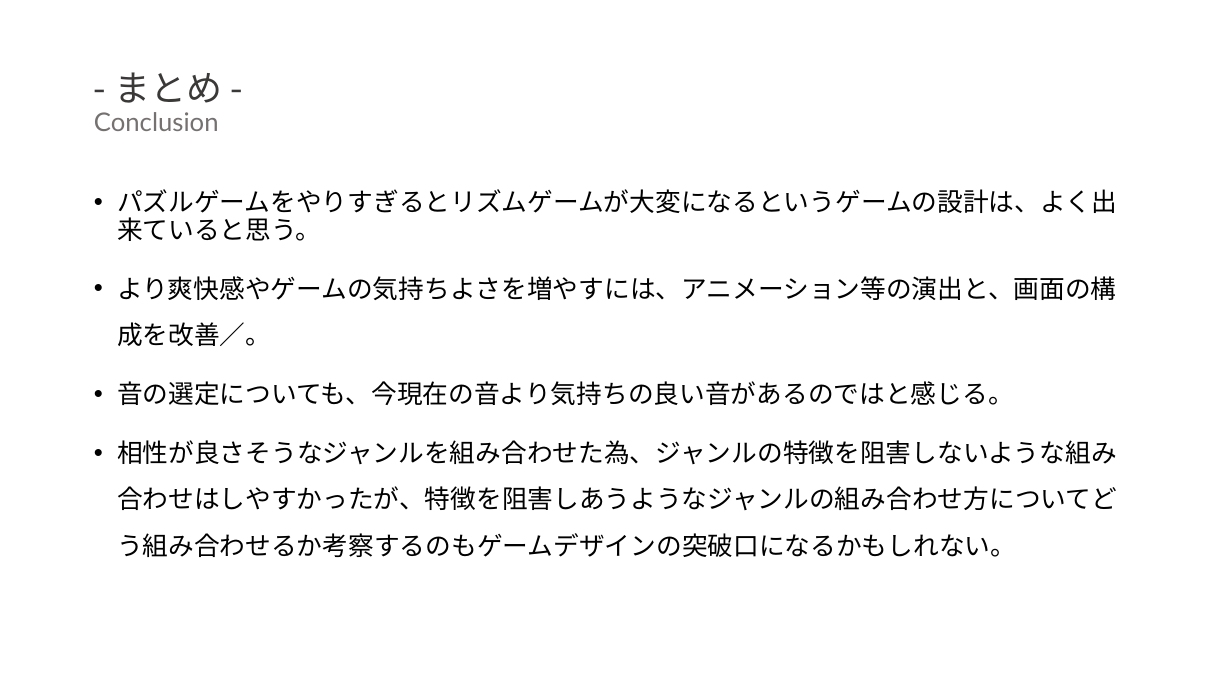
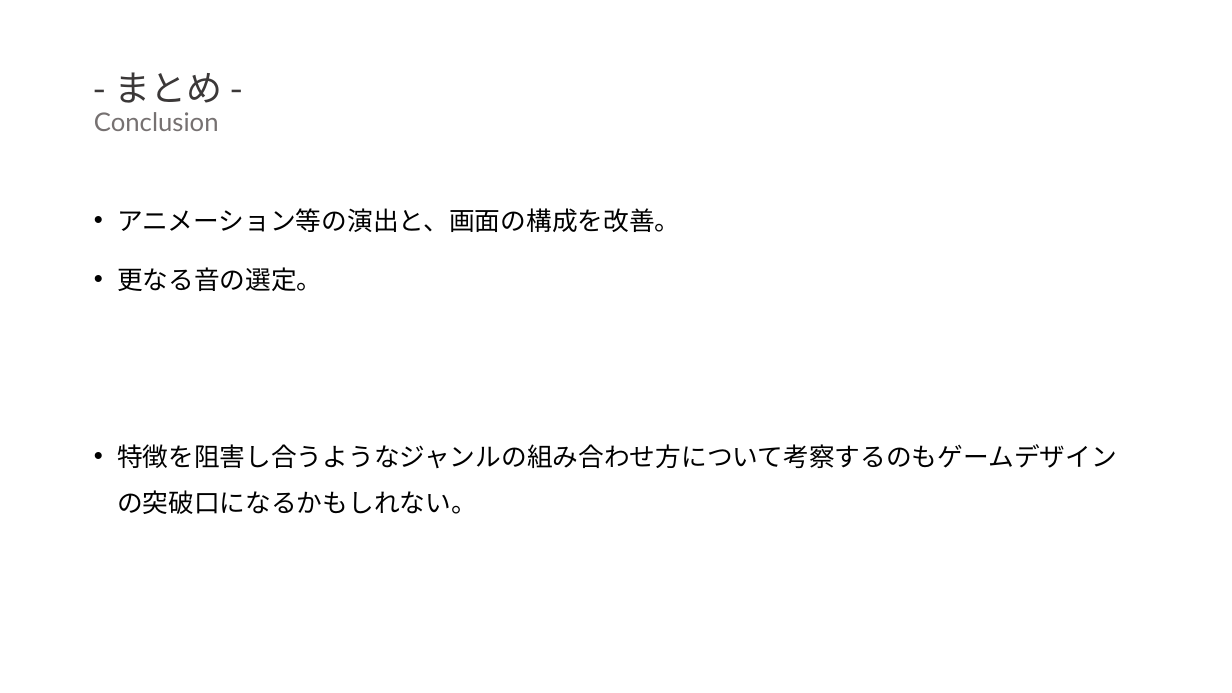
Before and after one commit to sakamana/PuzzleSoundGames, a slide deck: slide 13 of 卒研発表_佐久間.pptx (slide 12 before the commit). Drawn at 1232x693 pixels with LibreOffice and Linux fonts; fonts in the diff are those of the drawing. Boxes give left, top, right and bottom in pixels: in the first picture for what was removed or moved away, otherwise in the second. Text is boxed around its words. In the diff, an @@ line names an element or a change of style, - is before the commit and + after.

```diff
--- a/卒研発表_佐久間.pptx
+++ b/卒研発表_佐久間.pptx
@@ text at box(117, 208, 1117, 514): text changed @@
-• パズルゲームをやりすぎるとリズムゲームが大変になるというゲームの設計は、よく出来ていると思う。
-• より爽快感やゲームの気持ちよさを増やすには、アニメーション等の演出と、画面の構成を改善／。
-• 音の選定についても、今現在の音より気持ちの良い音があるのではと感じる。
-• 相性が良さそうなジャンルを組み合わせた為、ジャンルの特徴を阻害しないような組み合わせはしやすかったが、特徴を阻害しあうようなジャンルの組み合わせ方についてどう組み合わせるか考察するのもゲームデザインの突破口になるかもしれない。
+• アニメーション等の演出と、画面の構成を改善。
+• 更なる音の選定。
+• 特徴を阻害し合うようなジャンルの組み合わせ方について考察するのもゲームデザインの突破口になるかもしれない。
```
Also in this commit, not shown: 7 other slides changed, 1 slide added.
